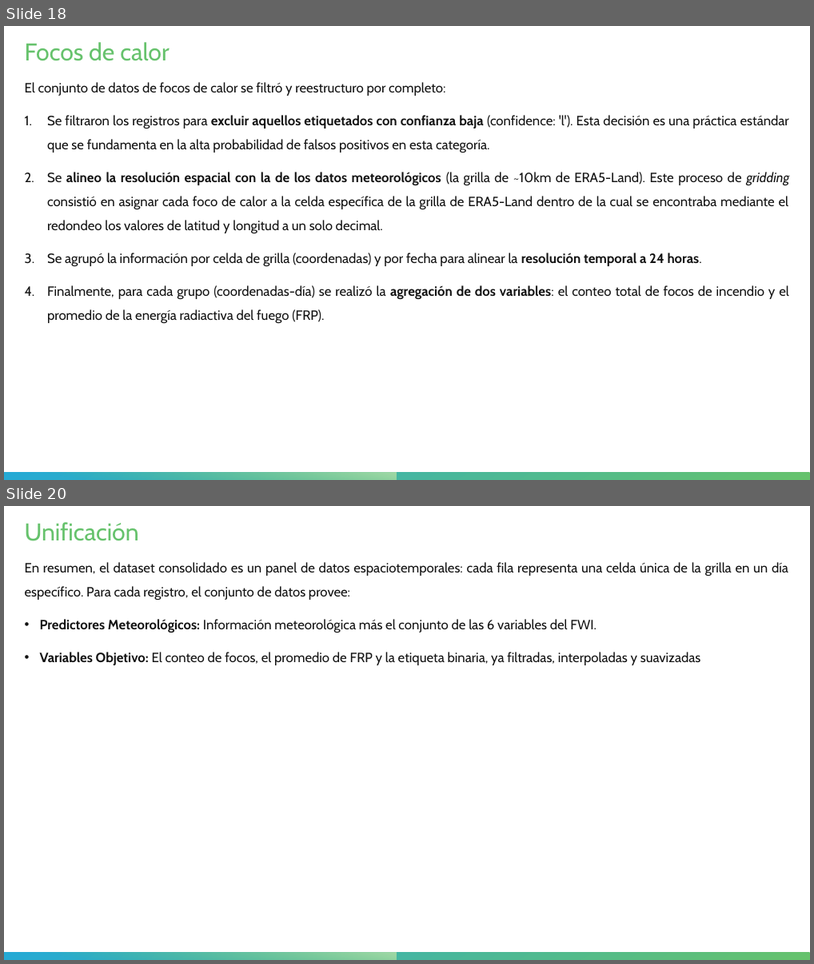
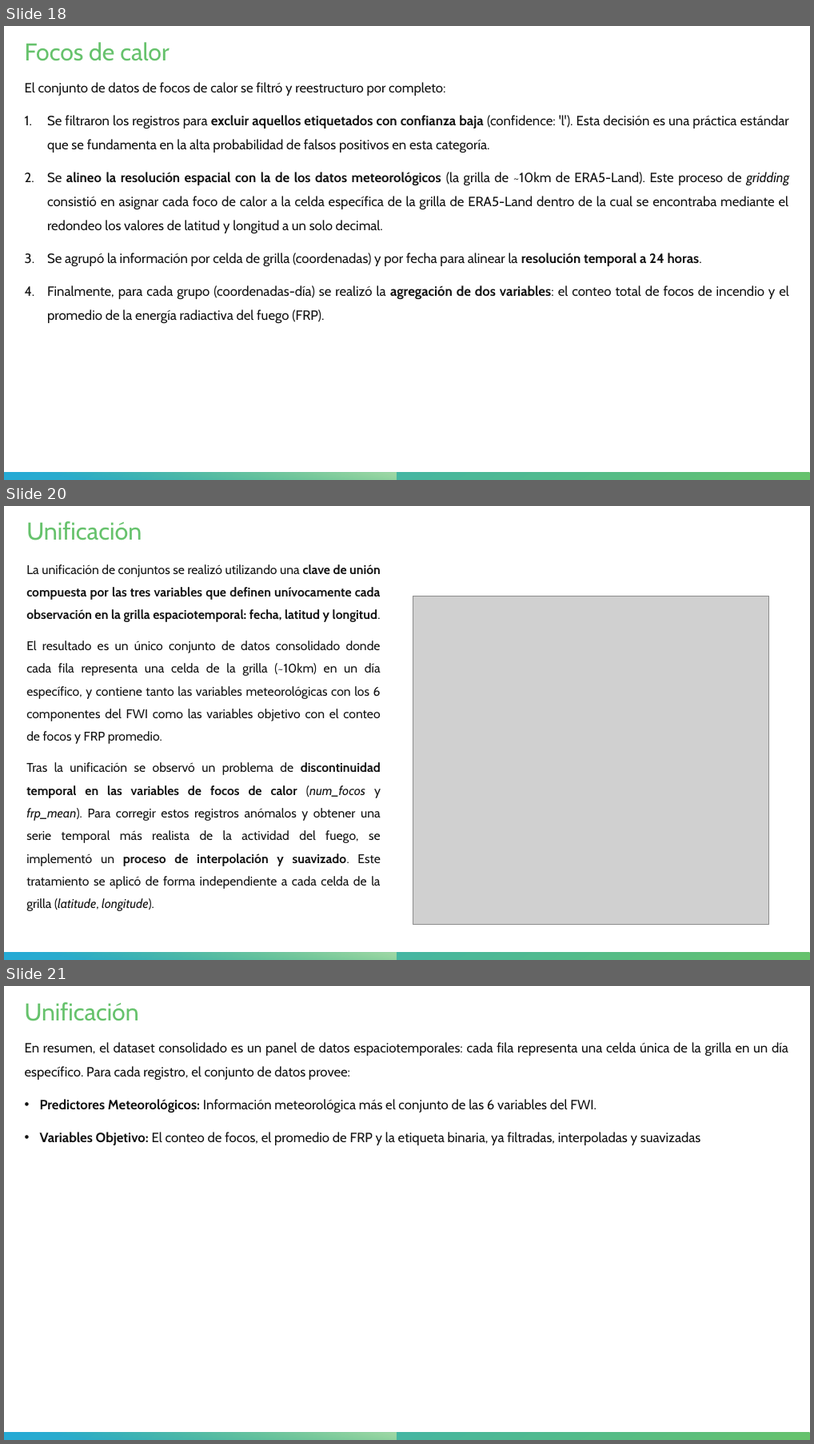
Before and after one commit to HunterCitto/199---Seminario-Final, a slide deck: docs/Entregas/Presentación/Incendios forestales de la Patagonia Andina.pptx. Shown one above the other, each under a label of ours: slides 18 and 20 before the commit, slides 18, 20 and 21 after it; the slides between them are not shown. The pictures are 814x964 and 814x1444 pixels, drawn with LibreOffice and Linux fonts; fonts in the diff are those of the drawing; grey boxes stand for pictures. Boxes give left, top, right and bottom in pixels: in the first picture for what was removed or moved away, otherwise in the second. Text is boxed around its words. In the diff, an @@ line names an element or a change of style, - is before the commit and + after.

```diff
--- a/docs/Entregas/Presentación/Incendios forestales de la Patagonia Andina.pptx
+++ b/docs/Entregas/Presentación/Incendios forestales de la Patagonia Andina.pptx
@@ slide 20 added at [4, 506, 810, 960], background #FFFFFF; not listed: 2 template elements that a slide beside it also shows @@
@@ text added at [26, 521, 142, 540], 29 pt, text gradient #66C26C to #25AAD5 @@
+Unificación
@@ text added at [26, 564, 381, 911], 15 pt, text #131313 @@
+La unificación de conjuntos se realizó utilizando una clave de unión compuesta por las tres variables que definen unívocamente cada observación en la grilla espaciotemporal: fecha, latitud y longitud.
+El resultado es un único conjunto de datos consolidado donde cada fila representa una celda de la grilla (~10km) en un día específico, y contiene tanto las variables meteorológicas con los 6 componentes del FWI como las variables objetivo con el conteo de focos y FRP promedio.
+Tras la unificación se observó un problema de discontinuidad temporal en las variables de focos de calor (num_focos y frp_mean). Para corregir estos registros anómalos y obtener una serie temporal más realista de la actividad del fuego, se implementó un proceso de interpolación y suavizado. Este tratamiento se aplicó de forma independiente a cada celda de la grilla (latitude, longitude).
@@ picture added at [413, 596, 770, 924] @@
@@ what was slide 20 is now slide 21 @@
```
Also in this commit, not shown: 3 slides changed, 8 other files.
